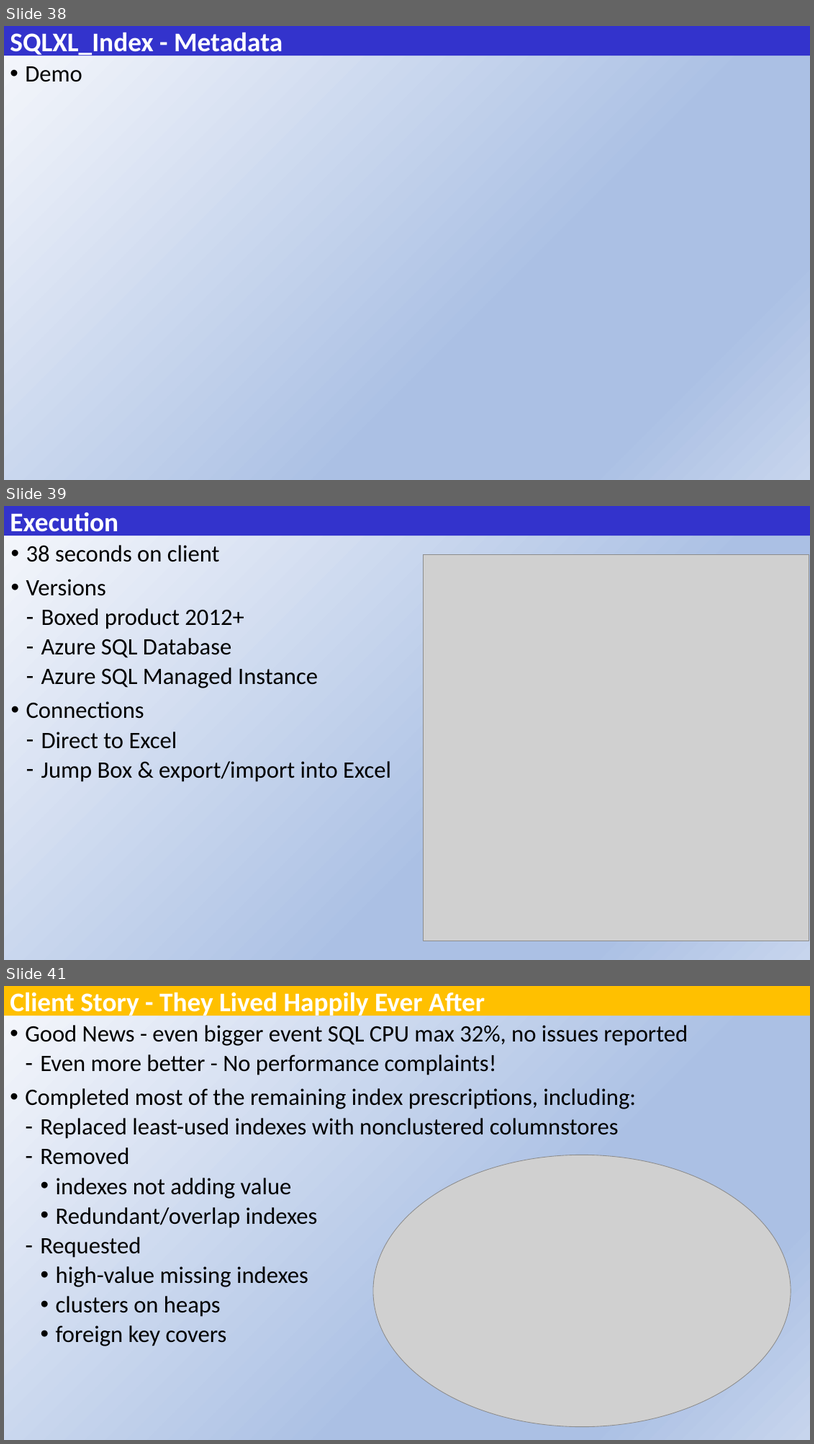
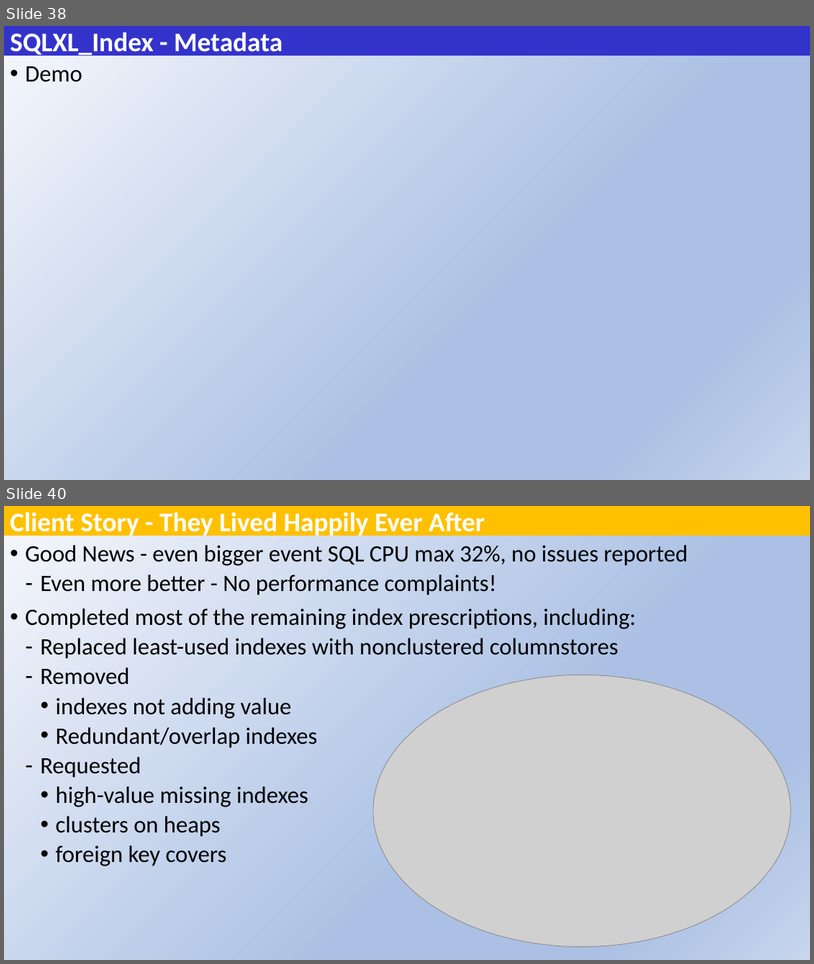
Before and after one commit to SQLXL/SQLXL, a slide deck: SQLXL_Index SQL Saturday South Florida 2025.pptx. Shown one above the other, each under a label of ours: slides 38, 39 and 41 before the commit, slides 38 and 40 after it; the slides between them are not shown. The pictures are 814x1444 and 814x964 pixels, drawn with LibreOffice and Linux fonts; fonts in the diff are those of the drawing; grey boxes stand for pictures. Boxes give left, top, right and bottom in pixels: in the first picture for what was removed or moved away, otherwise in the second. Text is boxed around its words. In the diff, an @@ line names an element or a change of style, - is before the commit and + after.

```diff
--- a/SQLXL_Index SQL Saturday South Florida 2025.pptx
+++ b/SQLXL_Index SQL Saturday South Florida 2025.pptx
@@ slide 39 removed at [4,506,810,960], background gradient #F6F8FC to #ABC0E4 to #C7D5ED @@
@@ title removed at [4,506,810,536] @@
-Execution
@@ text removed at [26,545,391,782] @@
-• 38 seconds on client
-• Versions
-  ‐ Boxed product 2012+
-  ‐ Azure SQL Database
-  ‐ Azure SQL Managed Instance
-• Connections
-  ‐ Direct to Excel
-  ‐ Jump Box & export/import into Excel
@@ picture removed at [424,555,810,941] @@
@@ what was slide 41 is now slide 40 @@
```
Also in this commit, not shown: 10 slides changed, 1 other file.
